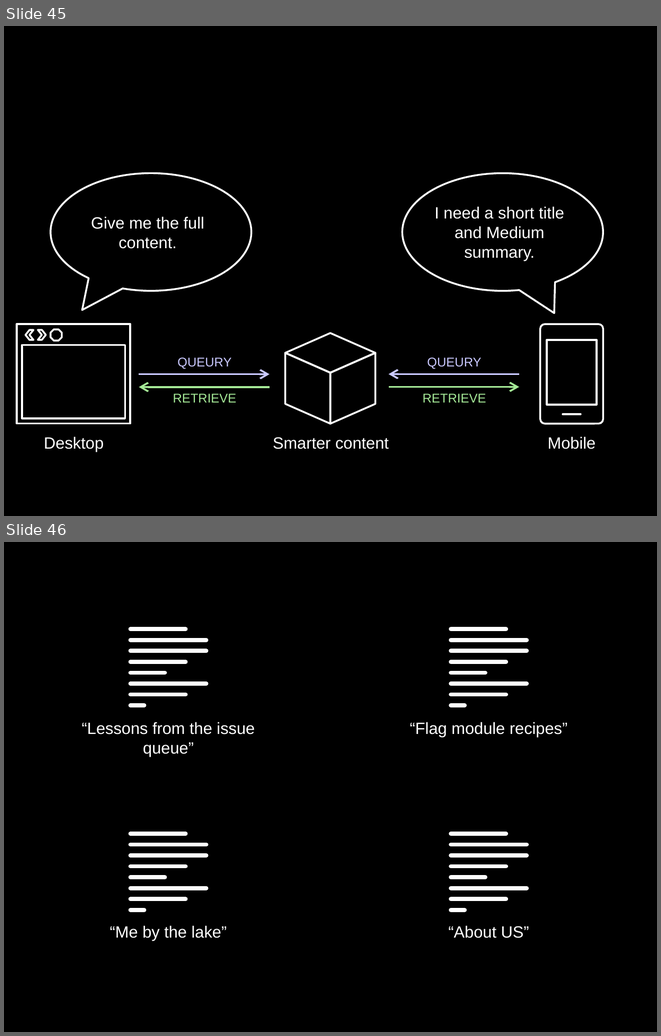
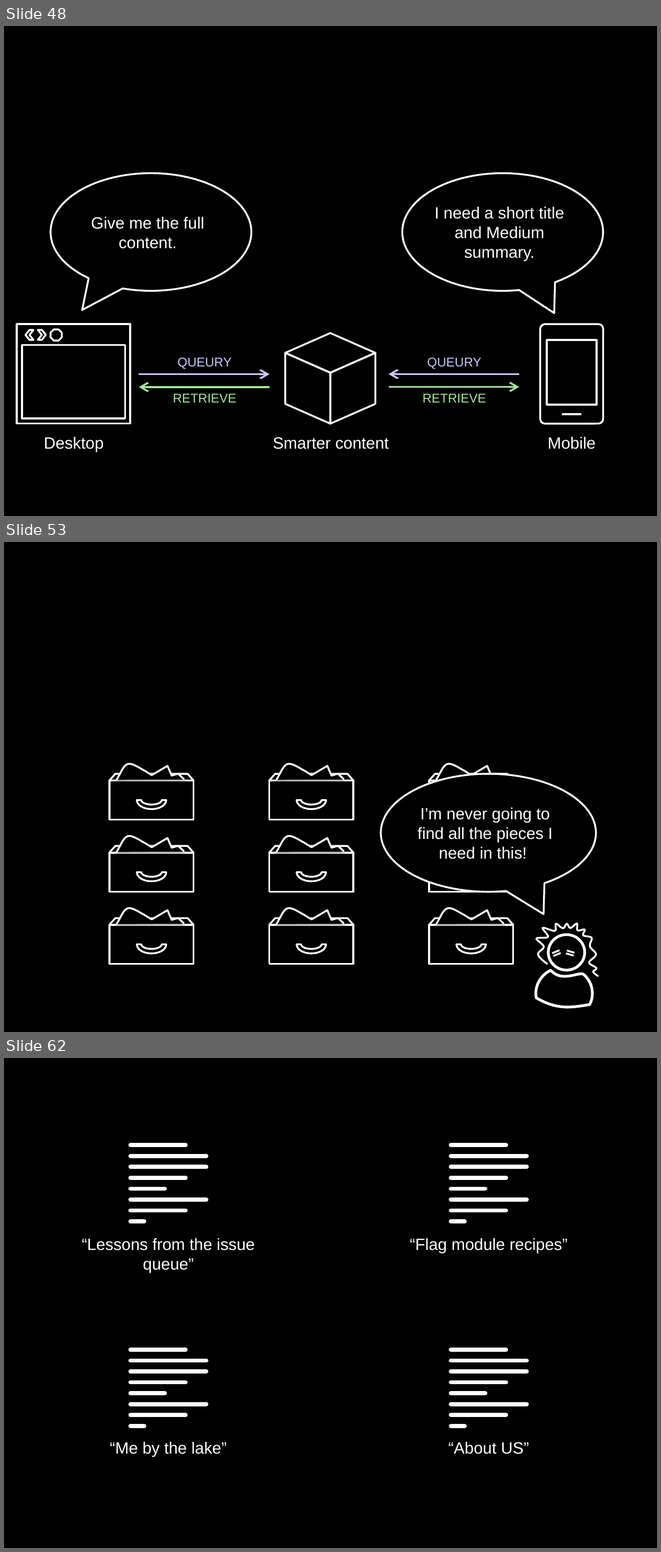
Before and after one commit to socketwench/introToContentTypes, a slide deck: src/introToContentTypes.pptx. Shown one above the other, each under a label of ours: slides 45 and 46 before the commit, slides 48, 53 and 62 after it; the slides between them are not shown. The pictures are 661x1036 and 661x1552 pixels, drawn with LibreOffice and Linux fonts; fonts in the diff are those of the drawing. Boxes give left, top, right and bottom in pixels: in the first picture for what was removed or moved away, otherwise in the second. Text is boxed around its words. In the diff, an @@ line names an element or a change of style, - is before the commit and + after.

```diff
--- a/src/introToContentTypes.pptx
+++ b/src/introToContentTypes.pptx
@@ slide 53 added at (4, 542, 657, 1032), background #000000 @@
@@ group added at (109, 764, 193, 820): 1 rectangle, 1 arch (boxed as its full ring), 1 trapezoid, 1 freeform shape @@
@@ speech bubble added at (381, 774, 595, 892), fill #000000, outline #FFFFFF 2 pt, 18 pt, text #FFFFFF @@
+I’m never going to find all the pieces I need in this!
@@ group added at (109, 836, 193, 892): 1 rectangle, 1 arch (boxed as its full ring), 1 trapezoid, 1 freeform shape @@
@@ group added at (109, 908, 193, 964): 1 rectangle, 1 arch (boxed as its full ring), 1 trapezoid, 1 freeform shape @@
@@ group added at (269, 764, 353, 964): 3 rectangles, 3 arch (boxed as its full ring)s, 3 trapezoids, 3 freeform shapes @@
@@ group added at (429, 764, 513, 964): 3 rectangles, 3 arch (boxed as its full ring)s, 3 trapezoids, 3 freeform shapes @@
@@ freeform shape added at (536, 923, 598, 976), outline #FFFFFF 2 pt @@
@@ ellipse added at (548, 934, 585, 970), outline #FFFFFF 3 pt @@
@@ line added from (553, 953) to (559, 950), #FFFFFF 2 pt @@
@@ line added from (553, 956) to (560, 953), #FFFFFF 2 pt @@
@@ line added from (566, 953) to (573, 955), #FFFFFF 2 pt @@
@@ line added from (567, 950) to (575, 953), #FFFFFF 2 pt @@
@@ freeform shape added at (536, 970, 593, 1007), outline #FFFFFF 3 pt @@
@@ what was slide 45 is now slide 48 @@
@@ what was slide 46 is now slide 62 @@
```
Also in this commit, not shown: 15 other slides added, 21 other files.
